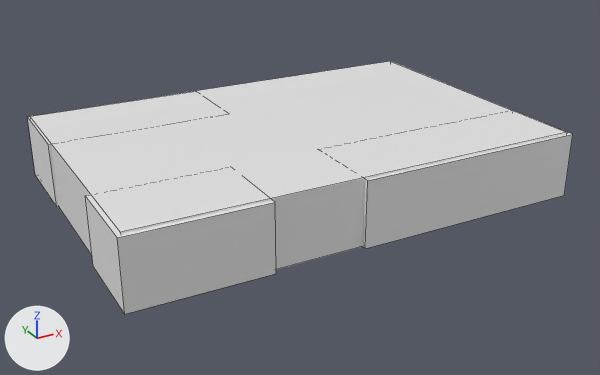
A saved change to the Blender file Resources/Level/level2.blend.
Before and after are seen from a 50 mm camera at (-45.2, -102.5, 46.3) aimed at (5.2, -10.9, 0.5). Lighting does not change. The marker at lower left points along +X, +Y and +Z. Mesh edges are drawn as thin lines.

The scene before the commit, as lines of its bpy script (objects in view):
```python
me_cube = bpy.data.meshes.new('Cube')
me_cube.from_pydata(...)  # a box spanning x -1.0..1.0, y -1.0..1.0, z -1.0..1.0
me_cube.materials.append(mat_material)  # white #e7e7e7
me_立方体_001 = bpy.data.meshes.new('立方体.001')
me_立方体_001.from_pydata(...)  # a box spanning x -1.0..1.0, y -1.0..1.0, z -1.0..1.0
me_立方体_003 = bpy.data.meshes.new('立方体.003')
me_立方体_003.from_pydata(...)  # a box spanning x -1.0..1.0, y -1.0..1.0, z -1.0..1.0
me_立方体_007 = bpy.data.meshes.new('立方体.007')
me_立方体_007.from_pydata(...)  # a box spanning x -1.0..1.0, y -1.0..1.0, z -1.0..1.0
ob_cube = bpy.data.objects.new('Cube', me_cube)
ob_cube.location = (5.0, -8.7, 4.6)
ob_cube.rotation_euler = (1.571, 0.0, 3.142)  # degrees (90, 0, 180)
ob_cube.scale = (30.2, 4.46, 20.4)
ob_立方体_002 = bpy.data.objects.new('立方体.002', me_立方体_001)
ob_立方体_002.location = (19.7, -23.9, 4.5)
ob_立方体_002.scale = (16.0, 5.68, 4.39)
ob_立方体_003 = bpy.data.objects.new('立方体.003', me_立方体_003)
ob_立方体_003.location = (-12.9, 5.9, 4.5)
ob_立方体_003.scale = (12.6, 6.14, 4.39)
ob_立方体_007 = bpy.data.objects.new('立方体.007', me_立方体_007)
ob_立方体_007.location = (-17.0, -24.1, 4.5)
ob_立方体_007.scale = (8.75, 5.75, 4.39)
```
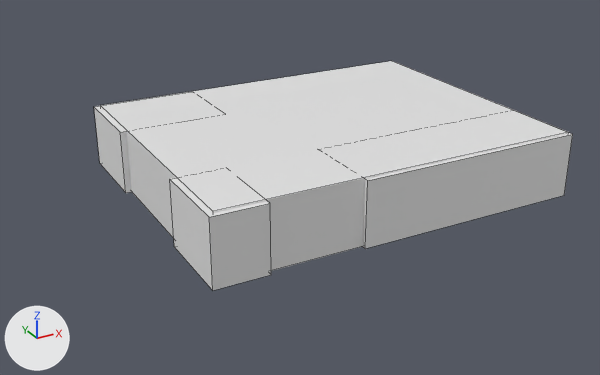
The newer file is also turned or shifted as a whole; pictures and numbers use the older file's frame.

What differs and where, as boxes [x1, y1, x2, y2] in the pictures (600 x 375 px):
'Cube', moved, rescaled: before [30, 61, 567, 269]; after [100, 61, 568, 271]
'立方体.007', moved, rescaled: before [85, 195, 276, 314]; after [170, 178, 271, 290]
'立方体.003', moved, rescaled: before [27, 117, 59, 207]; after [94, 106, 132, 193]

The edits, one by one:
Object 'Cube' (ob_cube) moves from (5.0, -8.7, 4.6) to (10.1, -8.7, 4.6).
Object 'Cube' (ob_cube) is rescaled from (30.2, 4.46, 20.4) to (25.3, 4.46, 20.4).
Object '立方体.003' (ob_立方体_003) moves from (-12.9, 5.9, 4.5) to (-8.4, 5.9, 4.5).
Object '立方体.003' (ob_立方体_003) is rescaled from (12.6, 6.14, 4.39) to (7.59, 6.14, 4.39).
Object '立方体.007' (ob_立方体_007) moves from (-17.0, -24.1, 4.5) to (-12.4, -24.1, 4.5).
Object '立方体.007' (ob_立方体_007) is rescaled from (8.75, 5.75, 4.39) to (3.53, 5.75, 4.39).
